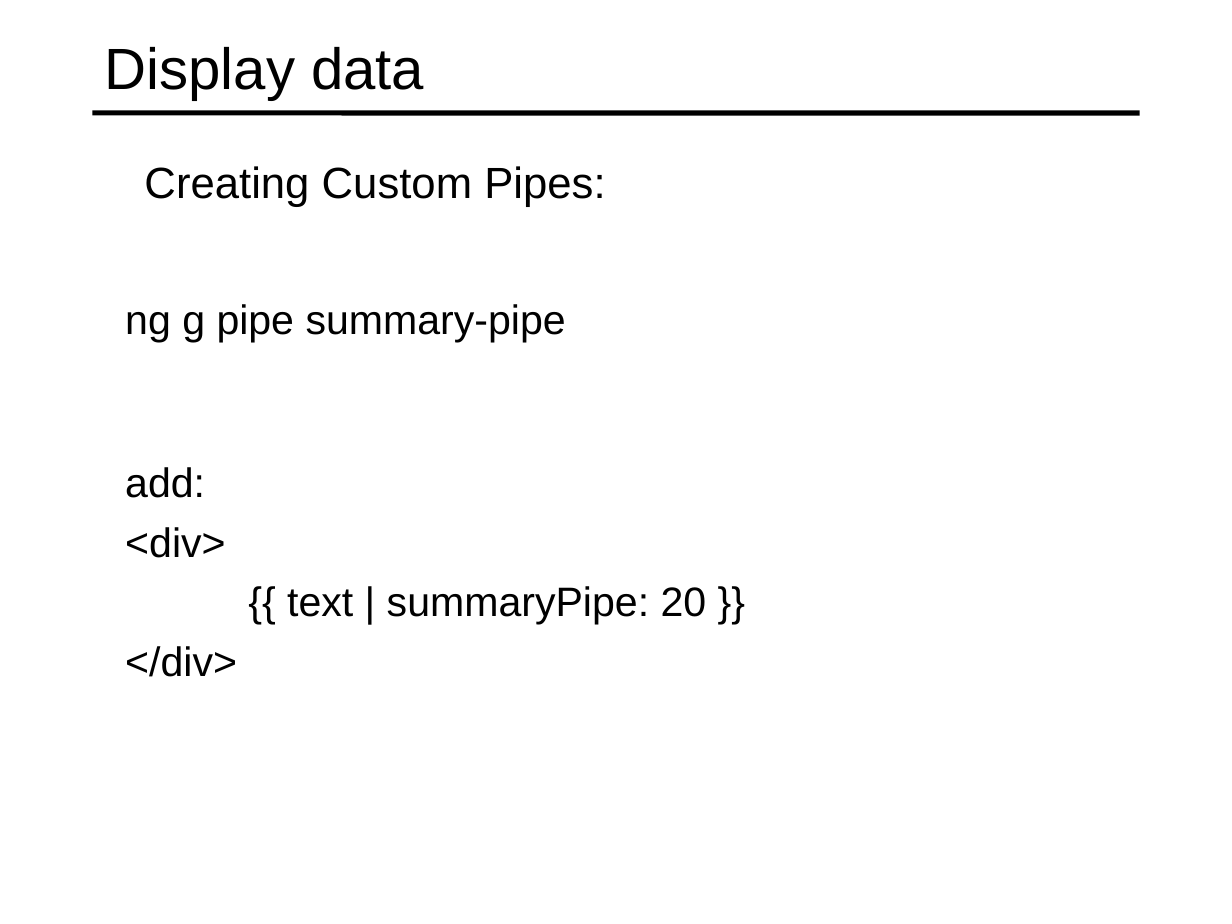
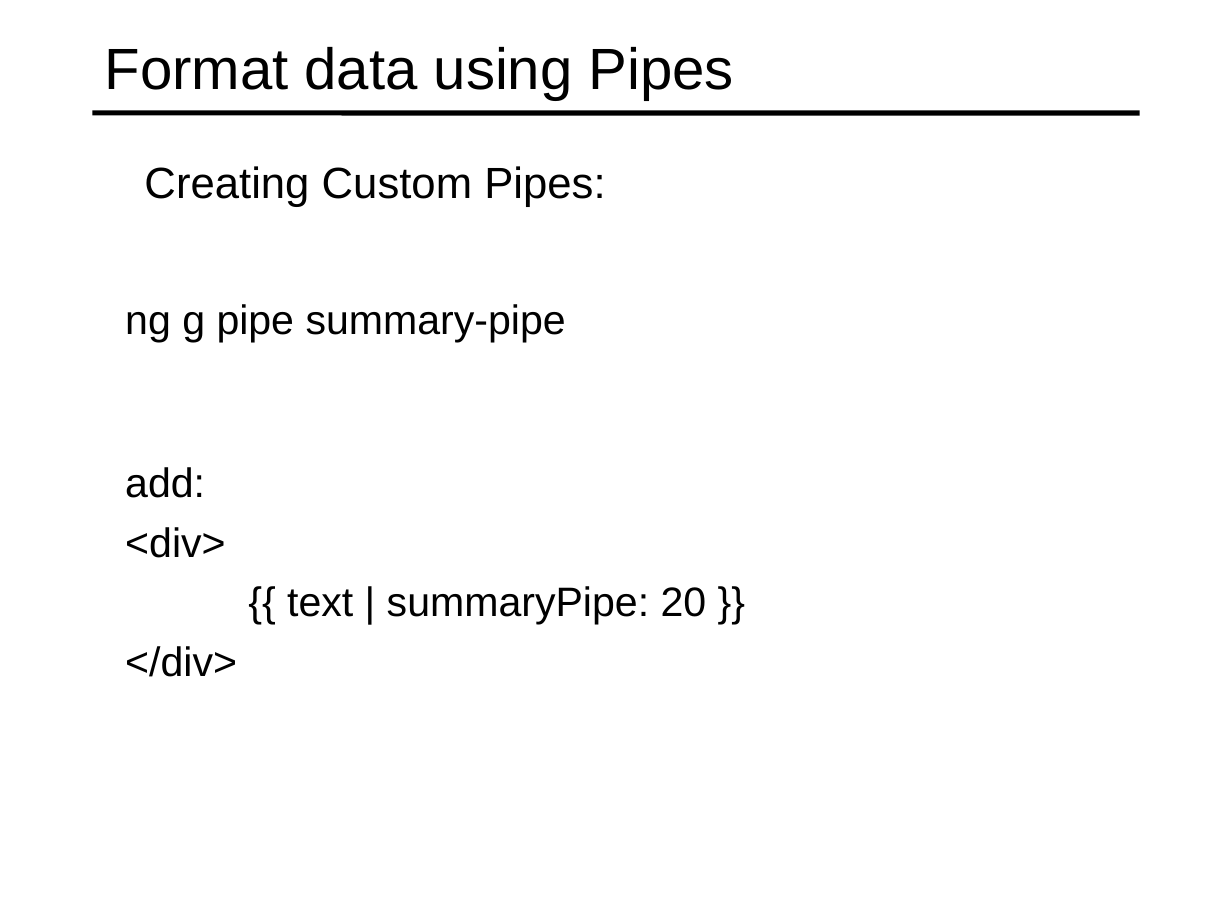
Before and after one commit to specter01wj/Jago_Link_Training, a slide deck: slide 15 of Angular/Angular7/Angular Advanced Course/Essentials/2.Displaying Data and Handling Events/L2_Displaying Data and Handling Events.ppt. Drawn at 1232x924 pixels with LibreOffice and Linux fonts; fonts in the diff are those of the drawing. Boxes give left, top, right and bottom in pixels: in the first picture for what was removed or moved away, otherwise in the second. Text is boxed around its words. In the diff, an @@ line names an element or a change of style, - is before the commit and + after.

```diff
--- a/Angular/Angular7/Angular Advanced Course/Essentials/2.Displaying Data and Handling Events/L2_Displaying Data and Handling Events.ppt
+++ b/Angular/Angular7/Angular Advanced Course/Essentials/2.Displaying Data and Handling Events/L2_Displaying Data and Handling Events.ppt
@@ title at (105, 47, 734, 100): text changed @@
-Display data
+Format data using Pipes
```
Also in this commit, not shown: 9 other slides changed, 1 other file.
